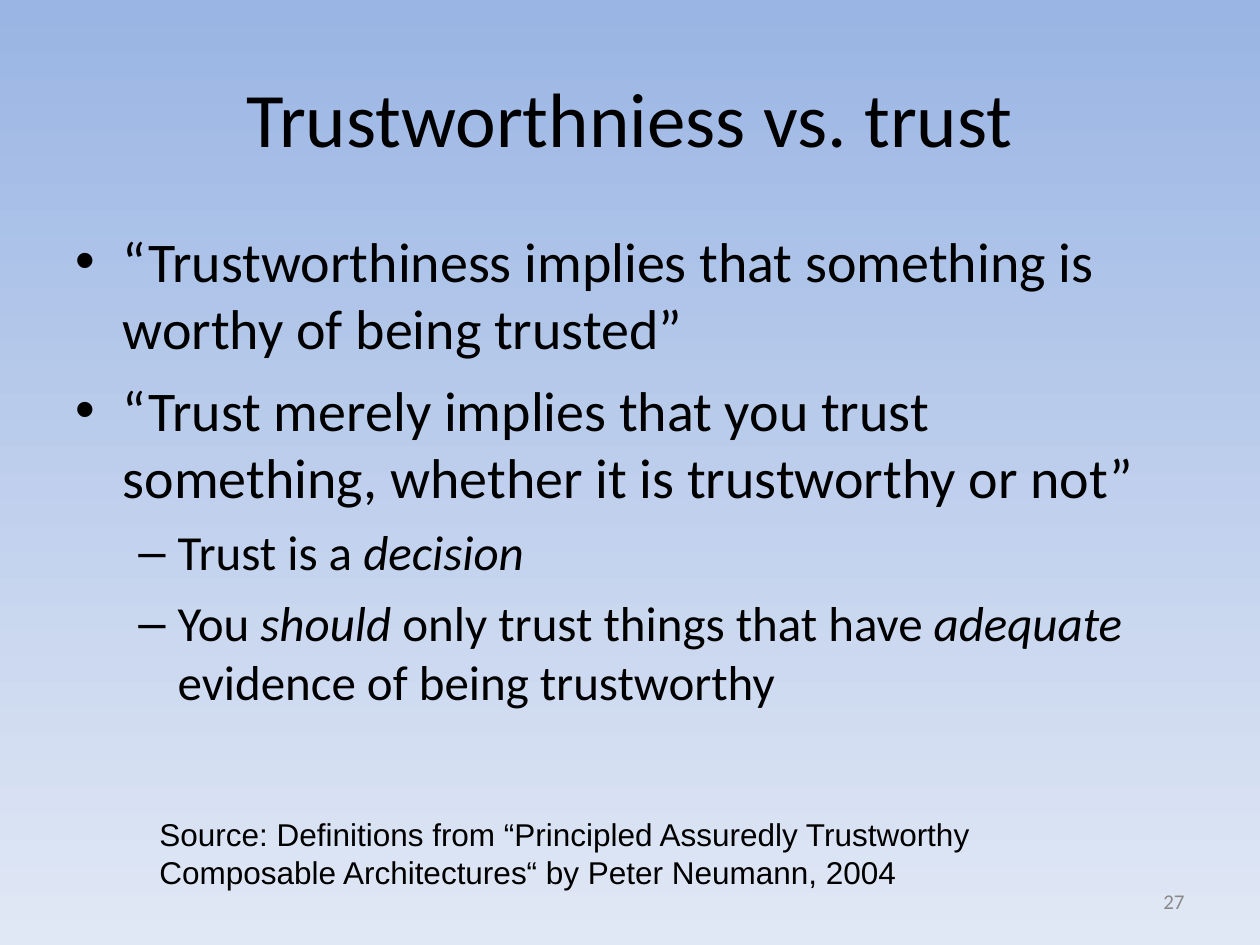
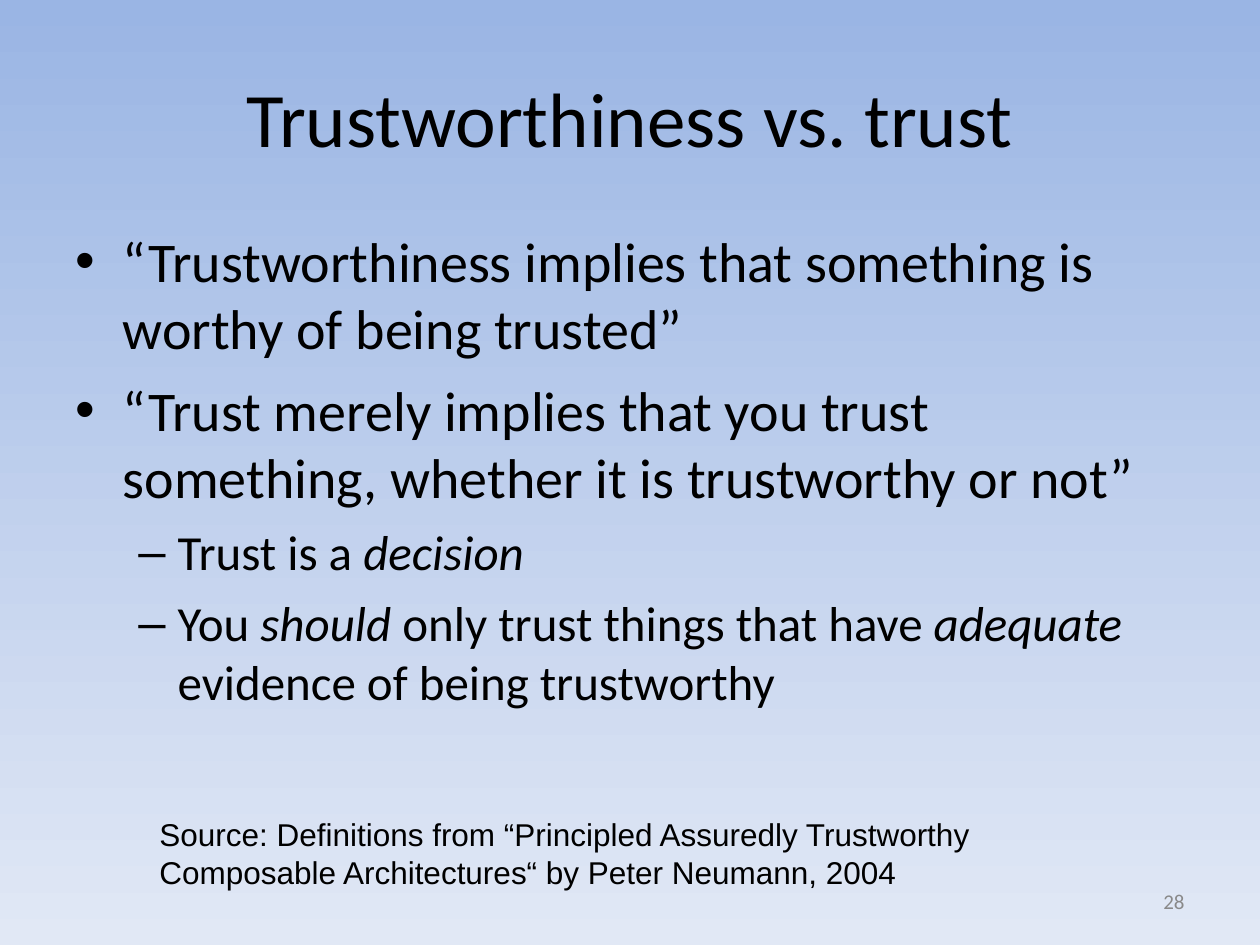
Before and after one commit to david-a-wheeler/david-a-wheeler.github.io, a slide deck: slide 28 of secure-class/presentations/Secure-Software-1-Introduction.ppt (slide 27 before the commit). Drawn at 1260x945 pixels with LibreOffice and Linux fonts; fonts in the diff are those of the drawing. Boxes give left, top, right and bottom in pixels: in the first picture for what was removed or moved away, otherwise in the second. Text is boxed around its words. In the diff, an @@ line names an element or a change of style, - is before the commit and + after.

```diff
--- a/secure-class/presentations/Secure-Software-1-Introduction.ppt
+++ b/secure-class/presentations/Secure-Software-1-Introduction.ppt
@@ title at [246, 93, 1012, 148]: text changed @@
-Trustworthniess vs. trust
+Trustworthiness vs. trust
@@ page number at [1163, 895, 1184, 909]: text changed @@
-27
+28
```
Also in this commit, not shown: 9 other slides changed, 3 slides added, 1 other file.
